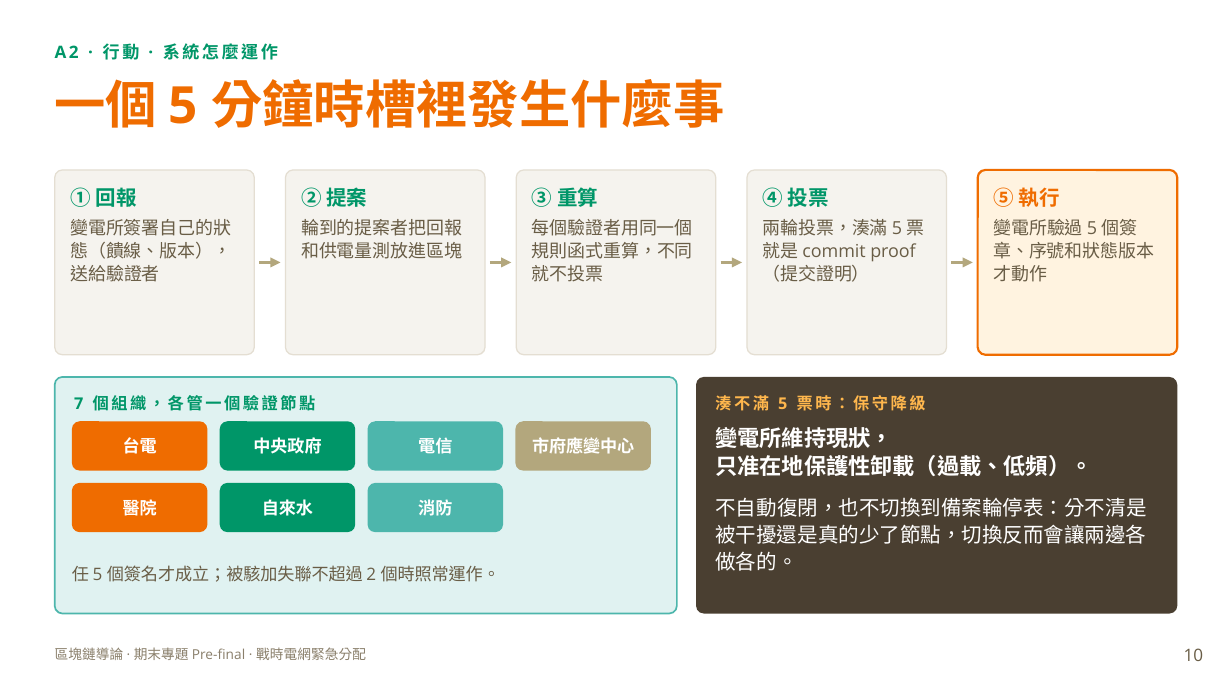
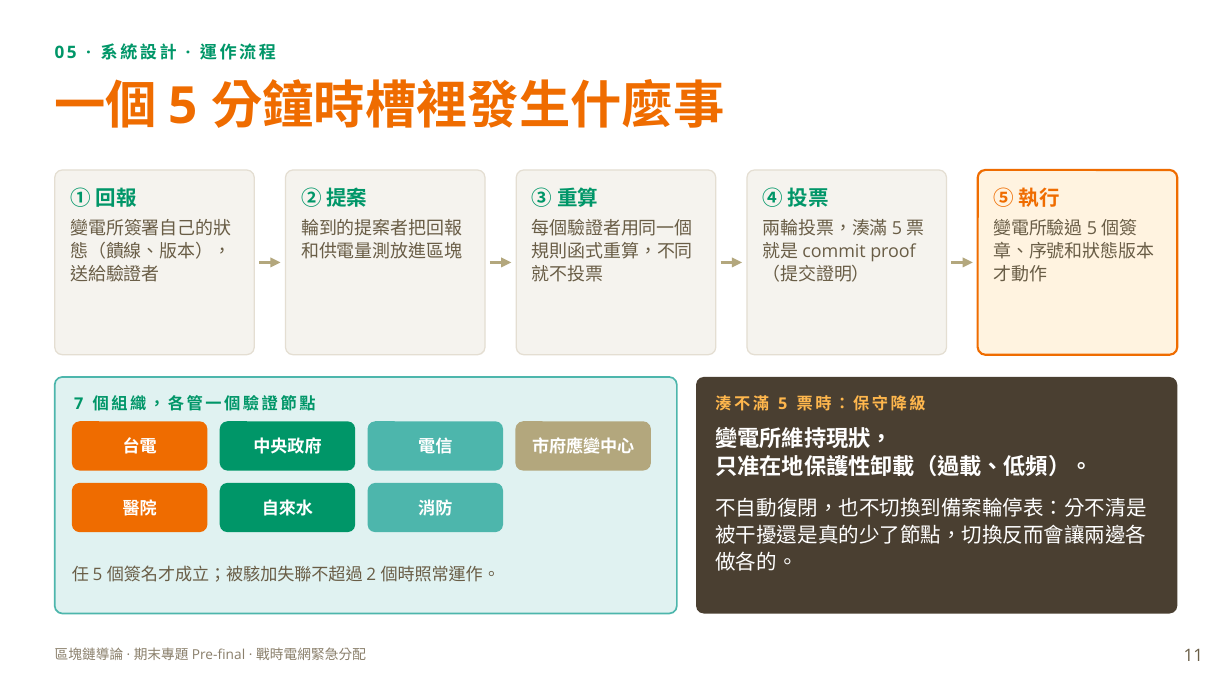
Before and after one commit to XXXaBg3619/grid-quorum, a slide deck: slide 11 of 期末前報告_戰時電網緊急分配.pptx (slide 10 before the commit). Drawn at 1232x693 pixels with LibreOffice and Linux fonts; fonts in the diff are those of the drawing. Boxes give left, top, right and bottom in pixels: in the first picture for what was removed or moved away, otherwise in the second. Text is boxed around its words. In the diff, an @@ line names an element or a change of style, - is before the commit and + after.

```diff
--- a/期末前報告_戰時電網緊急分配.pptx
+++ b/期末前報告_戰時電網緊急分配.pptx
@@ text at (55,43,276,60): text changed @@
-A2 · 行動 · 系統怎麼運作
+05 · 系統設計 · 運作流程
@@ page number at (1184,648,1203,661): text changed @@
-10
+11
```
Also in this commit, not shown: 15 other slides changed, 2 slides added, 1 slide removed.
